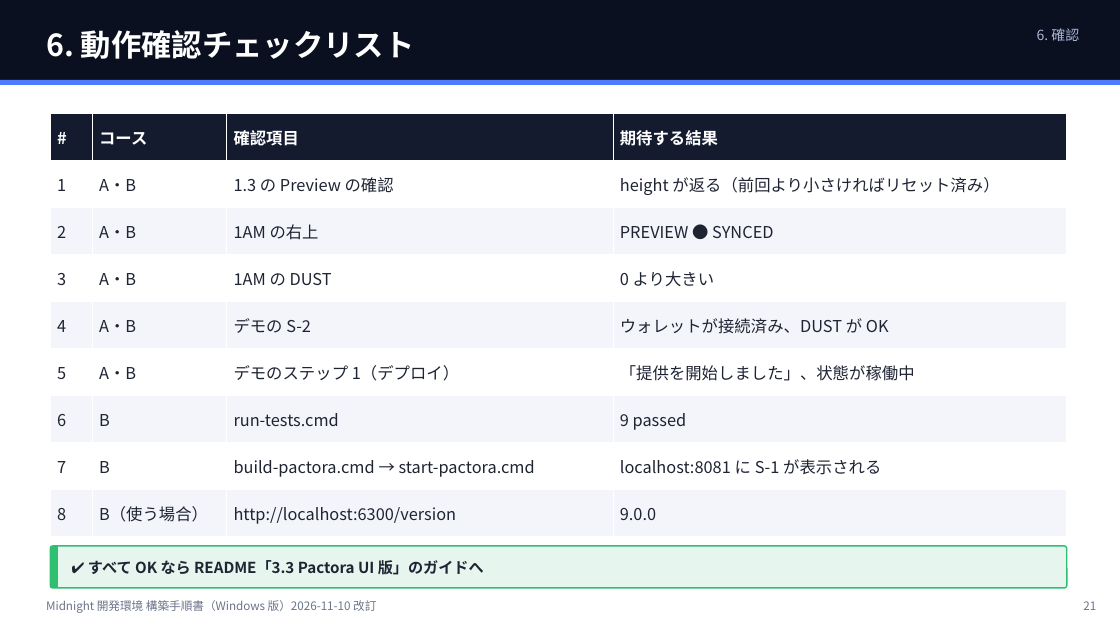
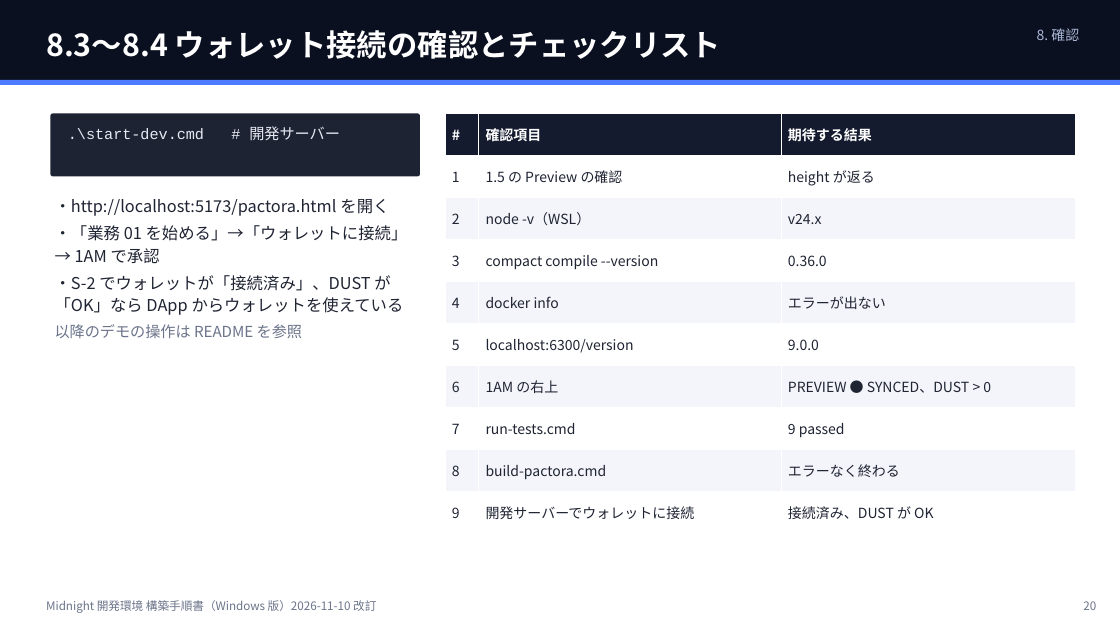
Before and after one commit to 101nimura/midnight_td_demo, a slide deck: slide 20 of docs/SETUP.pptx (slide 21 before the commit). Drawn at 1120x630 pixels with LibreOffice and Linux fonts; fonts in the diff are those of the drawing. Boxes give left, top, right and bottom in pixels: in the first picture for what was removed or moved away, otherwise in the second. Text is boxed around its words. In the diff, an @@ line names an element or a change of style, - is before the commit and + after.

```diff
--- a/docs/SETUP.pptx
+++ b/docs/SETUP.pptx
@@ text at <box>46,30,721,59</box>: text changed @@
-6. 動作確認チェックリスト
+8.3〜8.4 ウォレット接続の確認とチェックリスト
@@ table removed at <box>50,113,1067,537</box>, 9 rows, 4 columns @@
-# | コース | 確認項目 | 期待する結果
-1 | A・B | 1.3 の Preview の確認 | height が返る（前回より小さければリセット済み）
-2 | A・B | 1AM の右上 | PREVIEW ● SYNCED
-3 | A・B | 1AM の DUST | 0 より大きい
-4 | A・B | デモの S-2 | ウォレットが接続済み、DUST が OK
-5 | A・B | デモのステップ 1（デプロイ） | 「提供を開始しました」、状態が稼働中
-6 | B | run-tests.cmd | 9 passed
-7 | B | build-pactora.cmd → start-pactora.cmd | localhost:8081 に S-1 が表示される
-8 | B（使う場合） | http://localhost:6300/version | 9.0.0
@@ rounded rectangle added at <box>50,113,420,176</box>, fill #1E2333, 13 pt, text #E6E9F2 @@
+.\start-dev.cmd # 開発サーバー
@@ table added at <box>445,113,1075,534</box>, 10 rows, 3 columns @@
+# | 確認項目 | 期待する結果
+1 | 1.5 の Preview の確認 | height が返る
+2 | node -v（WSL） | v24.x
+3 | compact compile --version | 0.36.0
+4 | docker info | エラーが出ない
+5 | localhost:6300/version | 9.0.0
+6 | 1AM の右上 | PREVIEW ● SYNCED、DUST > 0
+7 | run-tests.cmd | 9 passed
+8 | build-pactora.cmd | エラーなく終わる
+9 | 開発サーバーでウォレットに接続 | 接続済み、DUST が OK
@@ text added at <box>55,199,408,338</box>, 14 pt, text #1F2433 @@
+・http://localhost:5173/pactora.html を開く
+・「業務 01 を始める」→「ウォレットに接続」→ 1AM で承認
+・S-2 でウォレットが「接続済み」、DUST が「OK」なら DApp からウォレットを使えている
+以降のデモの操作は README を参照
@@ rounded rectangle removed at <box>50,546,1067,588</box> @@
@@ rectangle removed at <box>50,546,58,588</box> @@
@@ text removed at <box>88,560,484,575</box> @@
-✔ すべて OK なら README「3.3 Pactora UI 版」のガイドへ
@@ text at <box>1083,601,1096,610</box>: text changed @@
-21
+20
```
Also in this commit, not shown: 20 other slides changed, 5 slides added, 5 slides removed, 3 other files.
